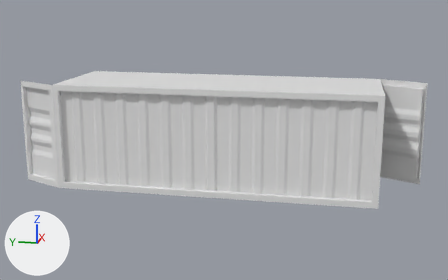
An edit to the FBX model Horror Jam/Assets/Models/FullyOpenShippingContainer.fbx, drawn before and after from the same camera.
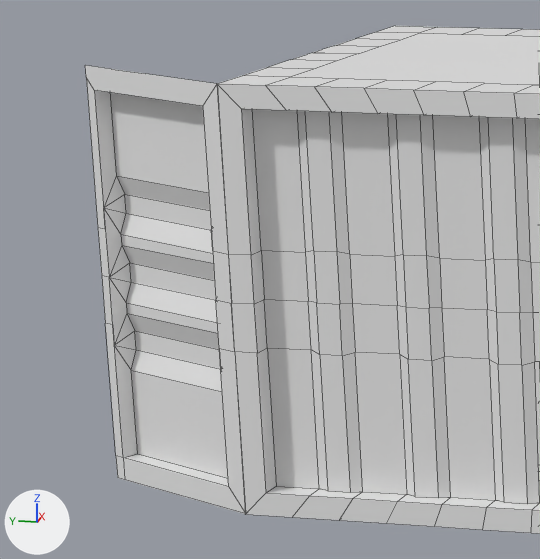
Old and new are each drawn whole from a 50 mm camera at (-34.8, -97.1, 11.3) aimed at (-0.1, -90.2, 2.6) and again close up on the part from 0% to 29% of the width and 23% to 71% of the height. Arrows for +X, +Y and +Z are at lower left; the lights stay in place. The close-ups show mesh edges as thin lines. Where no turn or scale is listed for an object, it has been applied to the vertices.
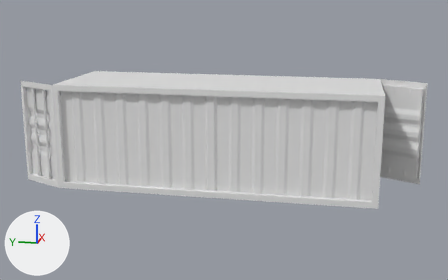
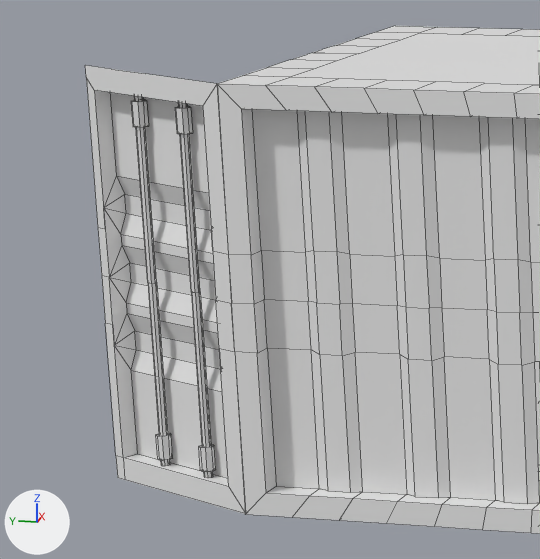
Commit message: Fixed Containers
Fixed containers

Where the change shows, as pixel boxes [x1, y1, x2, y2] in the close-ups (540 x 559 px):
part 1 of me_cube_011, added
    after: [175, 102, 216, 478]
part 2 of me_cube_011, added
    after: [131, 96, 173, 466]

Patch to the scene script:
```diff
--- a/Horror Jam/Assets/Models/FullyOpenShippingContainer.fbx.py
+++ b/Horror Jam/Assets/Models/FullyOpenShippingContainer.fbx.py
@@ me_cube_011 @@
 me_cube_011.from_pydata(...)  # 1563 vertices, 1460 faces; spans x -3.0..3.0, y -11.6..11.6, z -1.0..5.0
 # used by ob_cube_014; location = (0.0, -90.0, 1.0)
+# me_cube_011 part 1: the loose piece of 88 vertices spanning x 0.8..1.0, y 8.8..9.0, z -0.7..4.7 is copied, and the copy is turned 65 degrees about the z axis through its middle, then moved by (-3.4, 0.9, 0.0); it spans x -2.6..-2.4, y 9.7..9.9, z -0.7..4.7
+# me_cube_011 part 2: the loose piece of 88 vertices spanning x 1.7..2.0, y 8.8..9.0, z -0.7..4.7 is copied, and the copy is scaled about its middle by (0.423, 0.423, 1), then moved by (-3.9, 1.8, 0.0); it spans x -2.2..-2.0, y 10.6..10.7, z -0.7..4.7
 me_cube_011.materials.append(mat_material_001)
```
